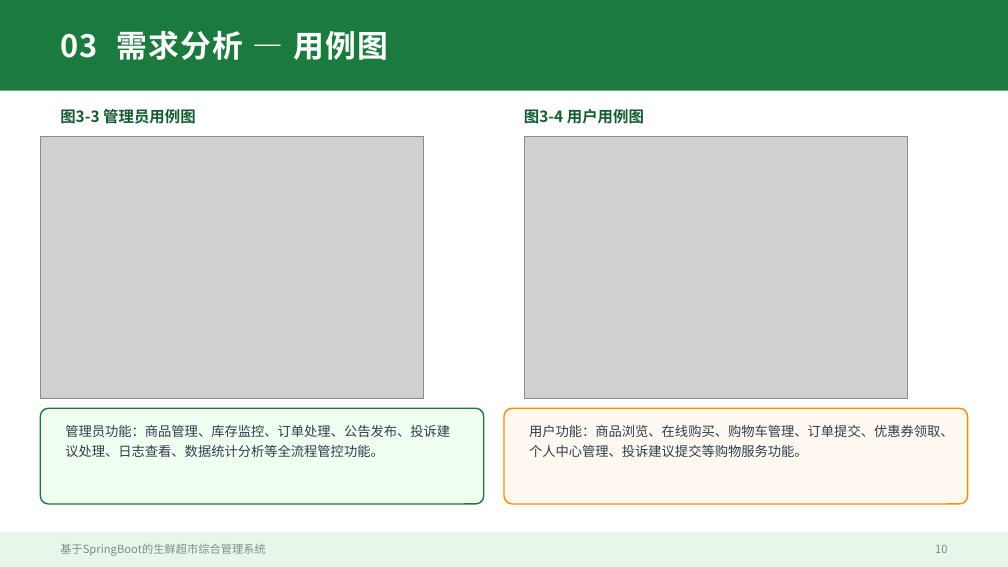
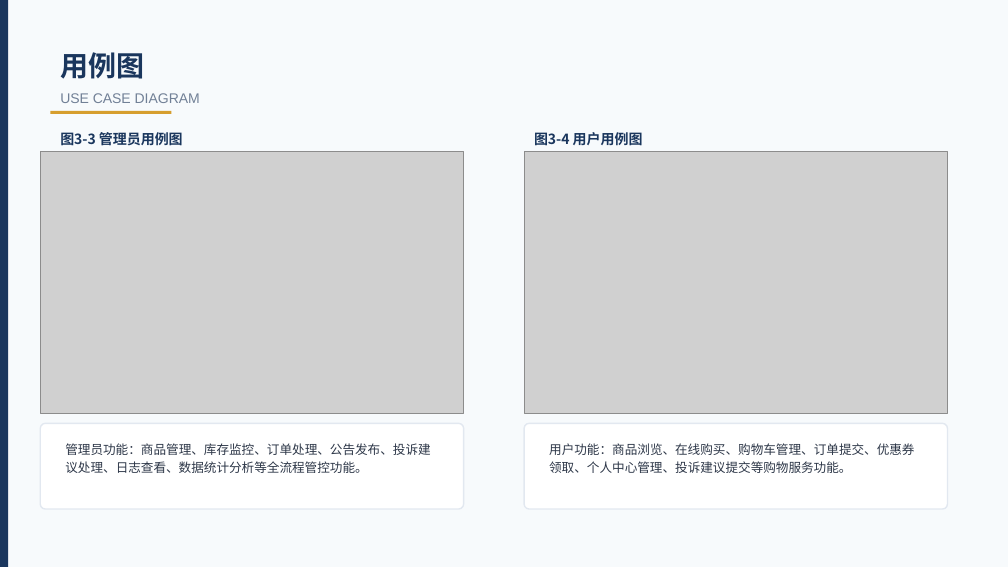
Before and after one commit to lvolk555/Trea--warehouse-, a slide deck: slide 11 of 生鲜超市综合管理系统_毕业答辩PPT.pptx (slide 10 before the commit). Drawn at 1008x567 pixels with LibreOffice and Linux fonts; fonts in the diff are those of the drawing; grey boxes stand for pictures. Boxes give left, top, right and bottom in pixels: in the first picture for what was removed or moved away, otherwise in the second. Text is boxed around its words. In the diff, an @@ line names an element or a change of style, - is before the commit and + after.

```diff
--- a/生鲜超市综合管理系统_毕业答辩PPT.pptx
+++ b/生鲜超市综合管理系统_毕业答辩PPT.pptx
@@ background #FFFFFF to #F7FAFC @@
@@ rectangle removed at (0, 0, 1008, 91) @@
@@ rectangle added at (0, 0, 8, 566), fill #1A365D @@
@@ text at (60, 52, 144, 79): text changed; size 22 to 20 pt; text colour #FFFFFF to #1A365D @@
-03 需求分析 — 用例图
+用例图
@@ rectangle added at (50, 111, 171, 114), fill #D69E2E @@
@@ text added at (60, 93, 200, 103), 10 pt, text #718096 @@
+USE CASE DIAGRAM
@@ text "图3-3 管理员用例图": place and size @@
-text "图3-3 管理员用例图" at (60, 106, 196, 126)
+text "图3-3 管理员用例图" at (60, 130, 183, 148)
@@ text "图3-3 管理员用例图" at (60, 130, 183, 148): size 11 to 10 pt, text colour #145C2E to #1A365D @@
@@ text "图3-4 用户用例图" at (534, 132, 643, 146): size 11 to 10 pt, text colour #145C2E to #1A365D @@
@@ text "图3-4 用户用例图": place and size @@
-text "图3-4 用户用例图" at (524, 109, 644, 124)
+text "图3-4 用户用例图" at (534, 132, 643, 146)
@@ picture: place and size @@
-picture at (40, 136, 423, 398)
+picture at (40, 151, 464, 413)
@@ picture: place and size @@
-picture at (524, 136, 907, 398)
+picture at (524, 151, 948, 413)
@@ rounded rectangle: place and size @@
-rounded rectangle at (40, 408, 484, 504)
+rounded rectangle at (40, 423, 464, 509)
@@ rounded rectangle at (40, 423, 464, 509): fill #F0FFF0 to #FFFFFF; outline #1B7A3D 1 pt to #E2E8F0 1 pt; proportions changed @@
@@ text "管理员功能：商品管理、库存监控、订单处理、公告发布、投诉建议处理、日志查看、数据统计分析等全流程管控功能。" at (65, 443, 430, 473): size 9.5 to 9 pt, text colour #2C3E50 to #2D3748; line spacing 1.3 to 1.2 @@
@@ text "管理员功能：商品管理、库存监控、订单处理、公告发布、投诉建议处理、日志查看、数据统计分析等全流程管控功能。": place and size @@
-text "管理员功能：商品管理、库存监控、订单处理、公告发布、投诉建议处理、日志查看、数据统计分析等全流程管控功能。" at (65, 425, 450, 457)
+text "管理员功能：商品管理、库存监控、订单处理、公告发布、投诉建议处理、日志查看、数据统计分析等全流程管控功能。" at (65, 443, 430, 473)
@@ rounded rectangle: place and size @@
-rounded rectangle at (504, 408, 968, 504)
+rounded rectangle at (524, 423, 948, 509)
@@ rounded rectangle at (524, 423, 948, 509): fill #FFF8F0 to #FFFFFF; outline #FF8C00 1 pt to #E2E8F0 1 pt; proportions changed @@
@@ text "用户功能：商品浏览、在线购买、购物车管理、订单提交、优惠券领取、个人中心管理、投诉建议提交等购物服务功能。": place and size @@
-text "用户功能：商品浏览、在线购买、购物车管理、订单提交、优惠券领取、个人中心管理、投诉建议提交等购物服务功能。" at (529, 425, 954, 457)
+text "用户功能：商品浏览、在线购买、购物车管理、订单提交、优惠券领取、个人中心管理、投诉建议提交等购物服务功能。" at (549, 443, 914, 473)
@@ text "用户功能：商品浏览、在线购买、购物车管理、订单提交、优惠券领取、个人中心管理、投诉建议提交等购物服务功能。" at (549, 443, 914, 473): size 9.5 to 9 pt, text colour #2C3E50 to #2D3748; line spacing 1.3 to 1.2 @@
@@ rectangle removed at (0, 532, 1008, 567) @@
@@ text removed at (60, 544, 265, 556) @@
-基于SpringBoot的生鲜超市综合管理系统
@@ text removed at (935, 545, 947, 553) @@
-10
```
Also in this commit, not shown: 12 other slides changed, 9 slides added, 11 slides removed.
